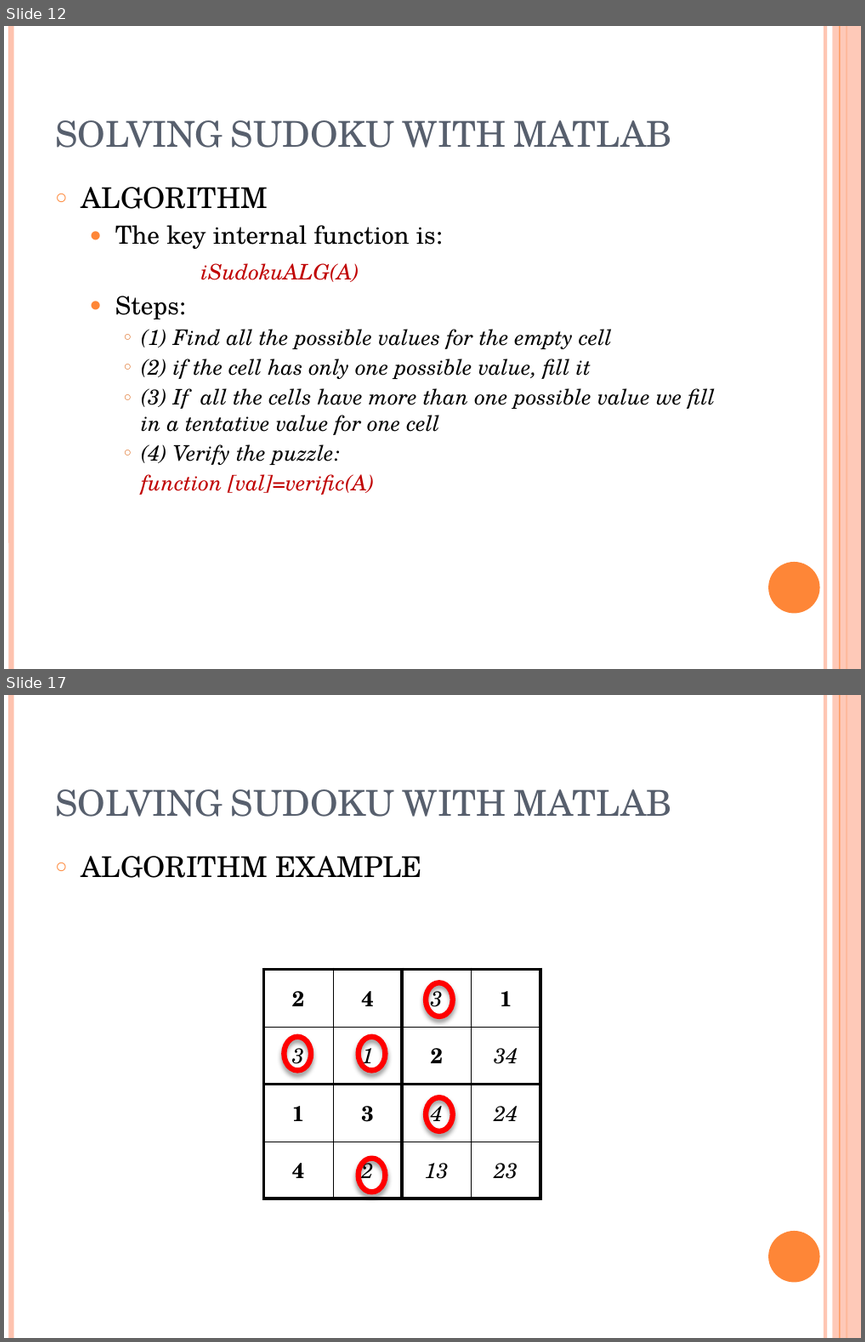
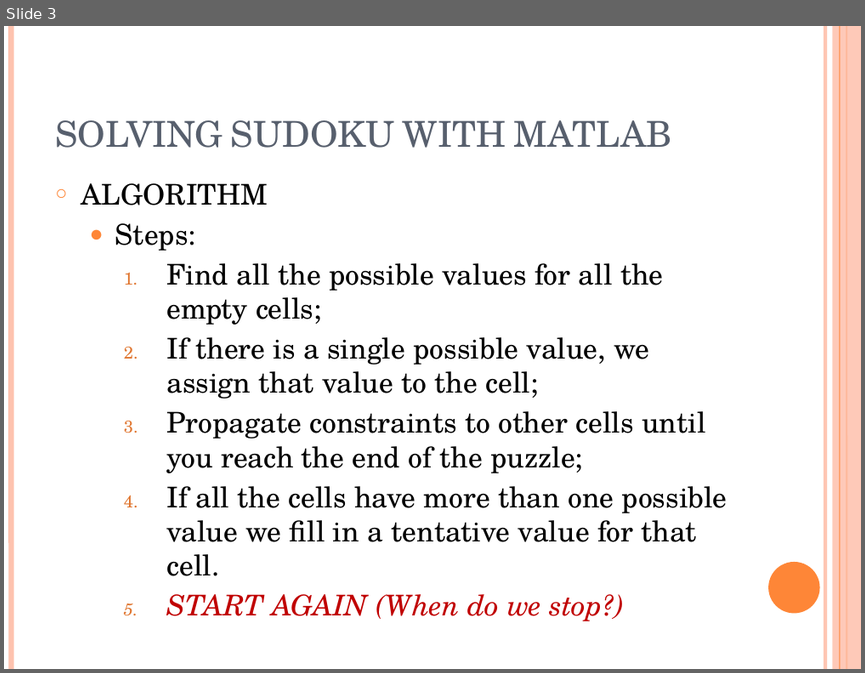
Before and after one commit to VivekVeeri/i-sudoku-matlab, a slide deck: doc/SOLVING SUDOKU WITH MATLAB.pptx. Shown one above the other, each under a label of ours: slides 12 and 17 before the commit, slide 3 after it; the slides between them are not shown. The pictures are 865x1342 and 865x673 pixels, drawn with LibreOffice and Linux fonts; fonts in the diff are those of the drawing. Boxes give left, top, right and bottom in pixels: in the first picture for what was removed or moved away, otherwise in the second. Text is boxed around its words. In the diff, an @@ line names an element or a change of style, - is before the commit and + after.

```diff
--- a/doc/SOLVING SUDOKU WITH MATLAB.pptx
+++ b/doc/SOLVING SUDOKU WITH MATLAB.pptx
@@ slide 17 removed at (4, 695, 861, 1338), background #FFFFFF; not listed: 6 template elements that a slide beside it also shows @@
@@ title removed at (55, 789, 673, 817) @@
-SOLVING SUDOKU WITH MATLAB
@@ text removed at (81, 856, 422, 878) @@
-○ ALGORITHM EXAMPLE
@@ table removed at (263, 970, 541, 1199), 4 rows, 4 columns @@
-2 | 4 | 3 | 1
-3 | 1 | 2 | 34
-1 | 3 | 4 | 24
-4 | 2 | 13 | 23
@@ ellipse removed at (426, 983, 452, 1016) @@
@@ ellipse removed at (284, 1037, 311, 1071) @@
@@ ellipse removed at (358, 1037, 385, 1071) @@
@@ ellipse removed at (426, 1097, 452, 1130) @@
@@ ellipse removed at (358, 1157, 385, 1191) @@
@@ what was slide 12 is now slide 3 @@
@@ slide 3 changed as well @@
@@ text at (115, 225, 443, 282): paragraphs removed @@
-  ● The key internal function is:
-  iSudokuALG(A)
@@ text at (115, 223, 196, 250): size 21 to 24 pt in "Steps:" @@
@@ text at (166, 263, 727, 621): text changed; size 18 to 24 pt; italic off @@
-    ○ (1) Find all the possible values for the empty cell
-    ○ (2) if the cell has only one possible value, fill it
-    ○ (3) If all the cells have more than one possible value we fill in a tentative value for one cell
-    ○ (4) Verify the puzzle:
-    function [val]=verific(A)
+    1. Find all the possible values for all the empty cells;
+    2. If there is a single possible value, we assign that value to the cell;
+    3. Propagate constraints to other cells until you reach the end of the puzzle;
+    4. If all the cells have more than one possible value we fill in a tentative value for that cell.
+    5. START AGAIN (When do we stop?)
```
Also in this commit, not shown: 1 other slide changed, 3 slides added, 18 other slides removed.
